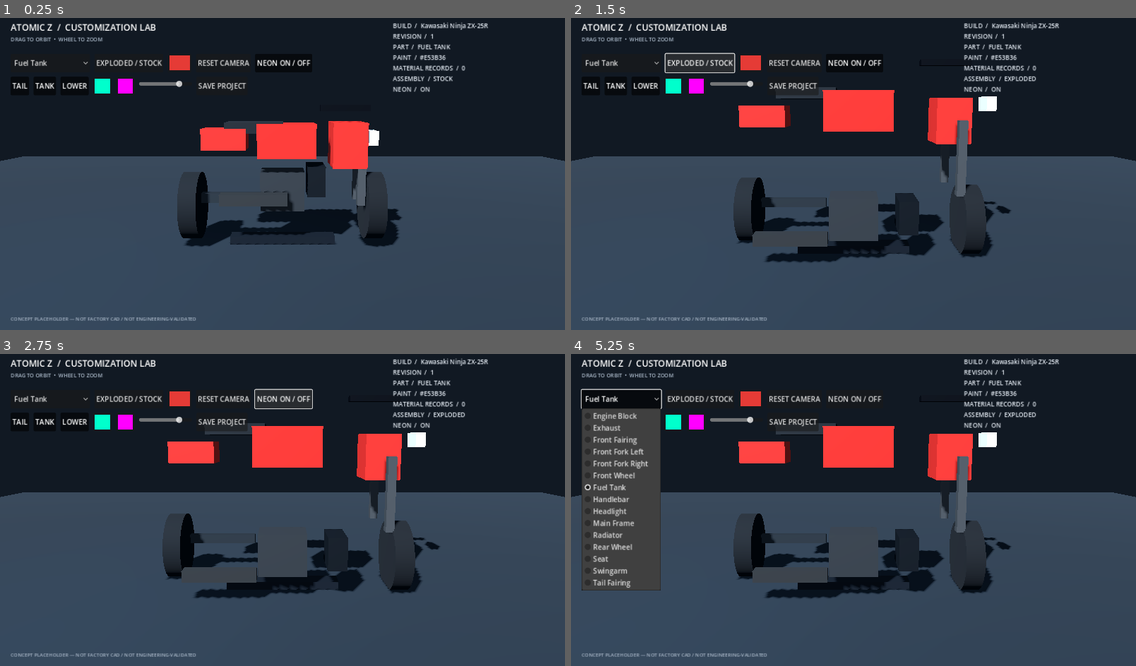
Above: before the commit, frames 1-4 (two rows, left to right).
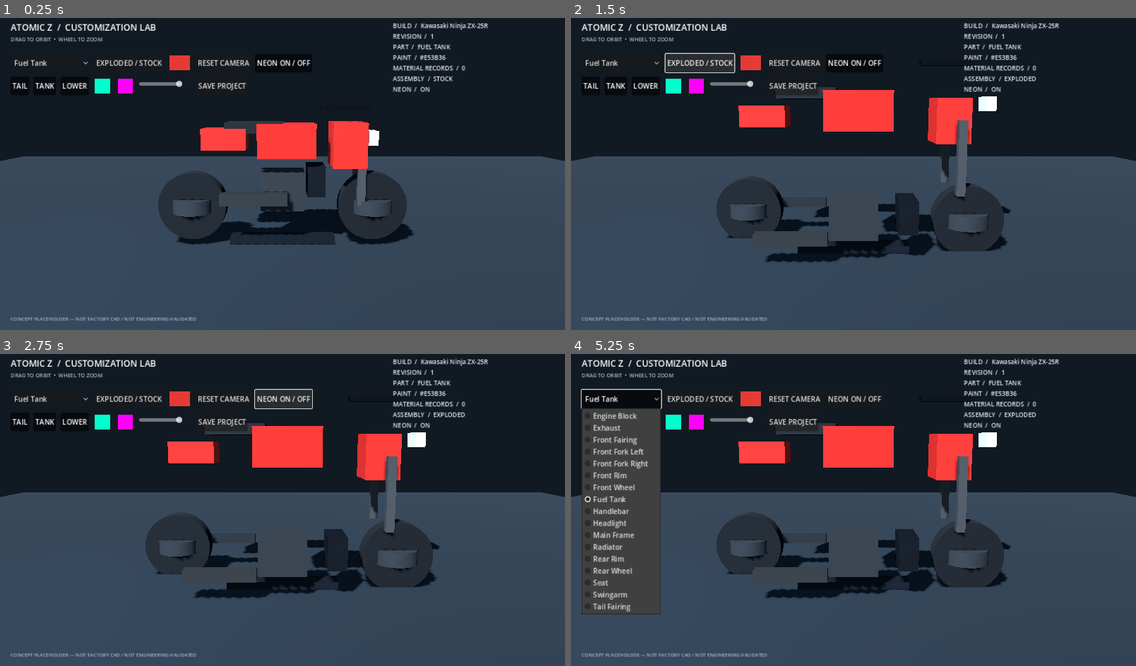
Above: after the commit, the same moments.

Repository: metsam-mastem/Atomic-Z-Customi-Z
Game: Godot game, scene res://scenes/main.tscn
Same seed, same stepped clock (60 frames per second), same inputs: the game is played once before the commit and once after it.
Inputs:
- Up to frame 1 (0.25 s): no input
- Up to frame 2 (1.5 s): click "Fuel Tank" at 0.5 s; click "EXPLODED / STOCK" at 1.25 s
- Up to frame 3 (2.75 s): click "NEON ON / OFF" at 2 s
- Up to frame 4 (5.25 s): click "TAIL" at 2.75 s; click "TANK" at 3.5 s; click "LOWER" at 4.25 s; click "Fuel Tank" at 5 s

The runs differ from the first frame. In frame 1, 3.0% of the frame differs, in the area x 28-74%, y 48-74%; in frame 2, 2.9%; in frame 3, 2.9%; in frame 4, 4.6%, in the area x 1-78%, y 37-84%.

Commit message:
feat: expose independently paintable alloy wheel rims

Diff:
--- a/scripts/bike_assembly.gd
+++ b/scripts/bike_assembly.gd
@@ -108,7 +108,29 @@
 	var wheel_material := StandardMaterial3D.new()
 	wheel_material.albedo_color = Color("#15191e")
 	wheel_material.roughness = 0.92
-	_add_mesh_part(part_id, wheel_mesh, at, wheel_material, explode_offset, Vector3(0.0, 0.0, PI / 2.0), false)
+	_add_mesh_part(part_id, wheel_mesh, at, wheel_material, explode_offset, Vector3(PI / 2.0, 0.0, 0.0), false)
+	var wheel_root: Node3D = _parts[part_id]["node"]
+	var rim_mesh := CylinderMesh.new()
+	rim_mesh.top_radius = radius * 0.62
+	rim_mesh.bottom_radius = radius * 0.62
+	rim_mesh.height = 0.18
+	var rim_material := StandardMaterial3D.new()
+	rim_material.albedo_color = Color("#8995a3")
+	rim_material.metallic = 0.88
+	rim_material.roughness = 0.24
+	var rim_visual := MeshInstance3D.new()
+	rim_visual.name = "RimVisual"
+	rim_visual.mesh = rim_mesh
+	rim_visual.rotation = Vector3(PI / 2.0, 0.0, 0.0)
+	rim_visual.material_override = rim_material
+	wheel_root.add_child(rim_visual)
+	_parts[part_id.replace("_wheel", "_rim")] = {
+		"node": wheel_root,
+		"mesh_instance": rim_visual,
+		"material": rim_material,
+		"home": at,
+		"explode": explode_offset
+	}
 
 func _add_box(part_id: String, dimensions: Vector3, at: Vector3, color: Color, metallic: float, roughness: float, explode_offset: Vector3, is_body: bool = false) -> void:
 	var box := BoxMesh.new()
